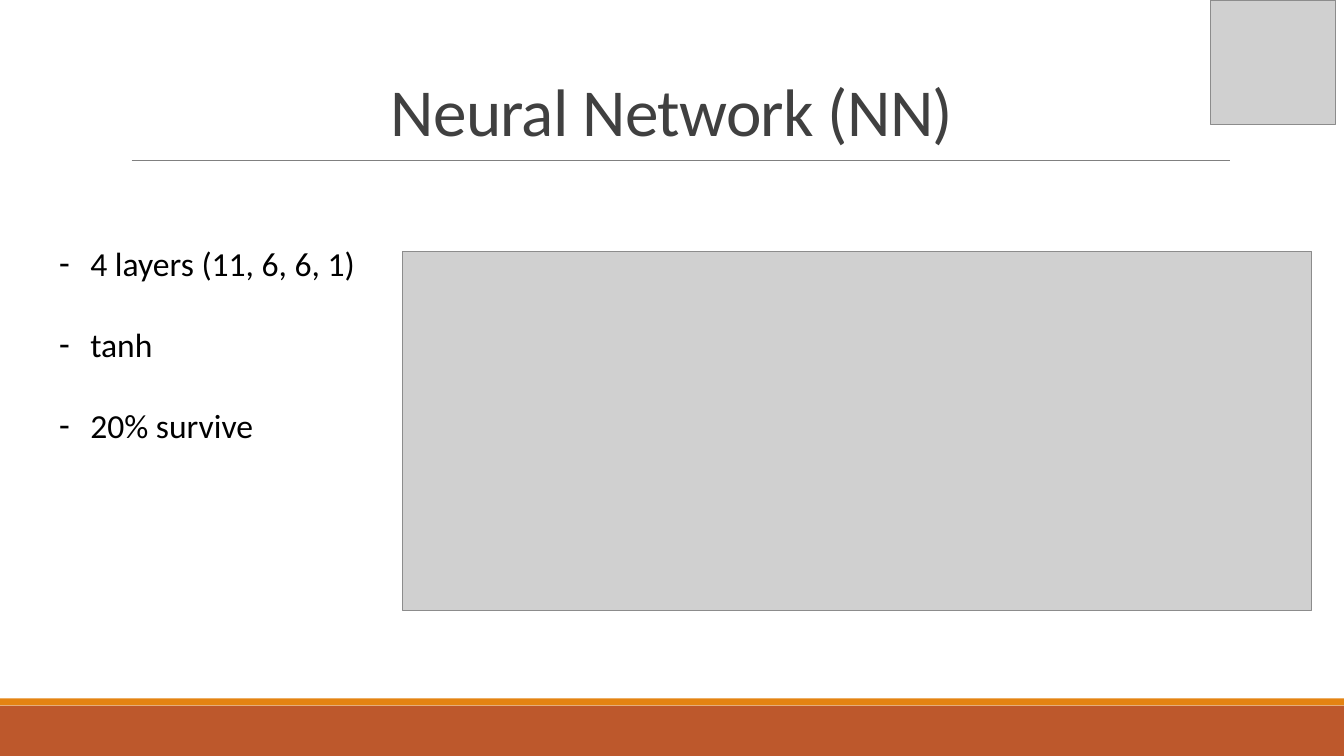
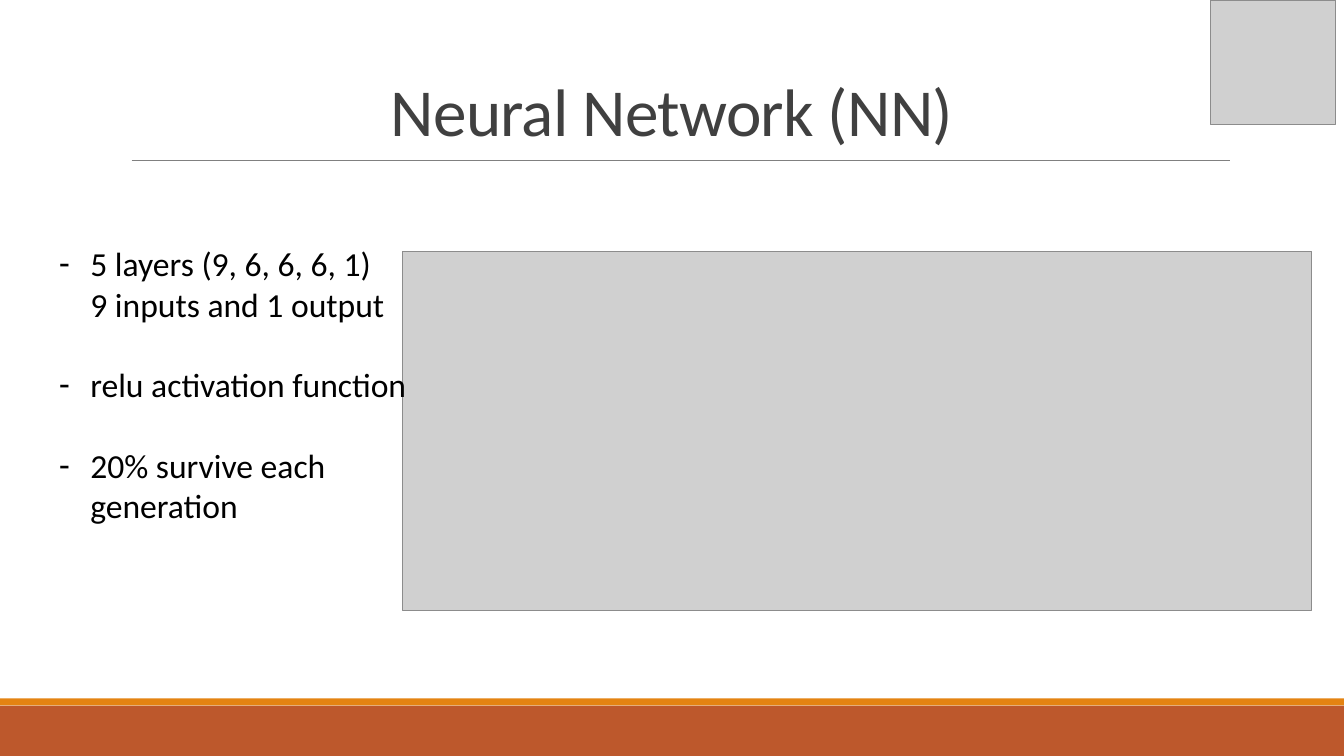
Before and after one commit to Tamir-Co/NeuroEvolutional-Dont-Touch-The-Spikes-with-Erlang, a slide deck: slide 6 of Reports/Final Project Presentation.pptx. Drawn at 1344x756 pixels with LibreOffice and Linux fonts; fonts in the diff are those of the drawing; grey boxes stand for pictures. Boxes give left, top, right and bottom in pixels: in the first picture for what was removed or moved away, otherwise in the second. Text is boxed around its words. In the diff, an @@ line names an element or a change of style, - is before the commit and + after.

```diff
--- a/Reports/Final Project Presentation.pptx
+++ b/Reports/Final Project Presentation.pptx
@@ text at (x1=90, y1=251, x2=406, y2=524): text changed @@
-– 4 layers (11, 6, 6, 1)
-– tanh
-– 20% survive
+– 5 layers (9, 6, 6, 6, 1)
+  9 inputs and 1 output
+– relu activation function
+– 20% survive each generation
```
Also in this commit, not shown: 1 slide added, 1 other file.
